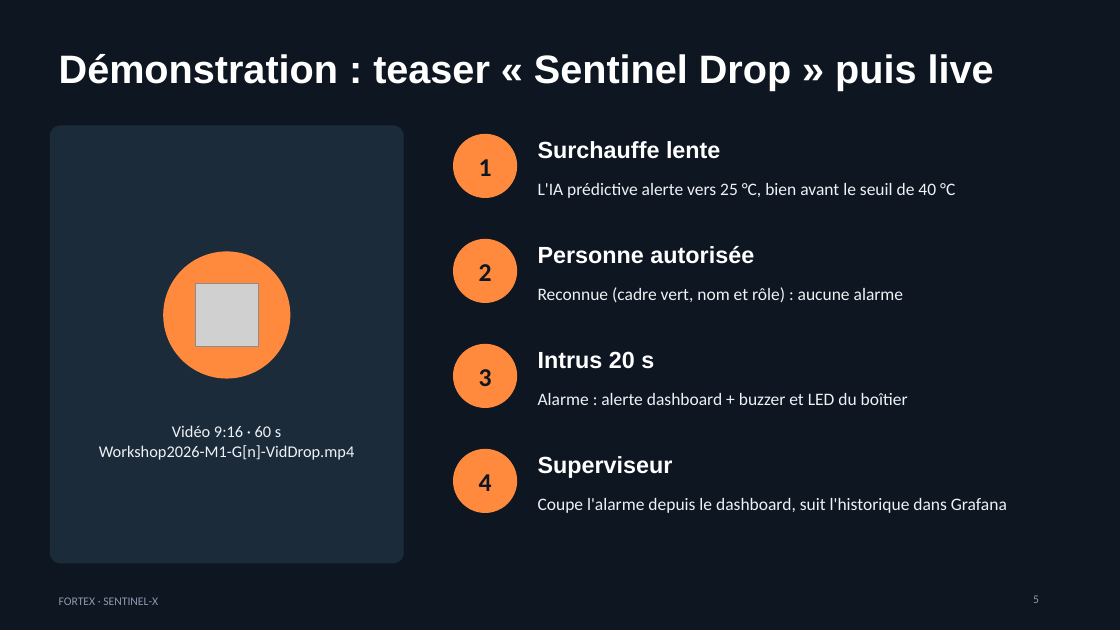
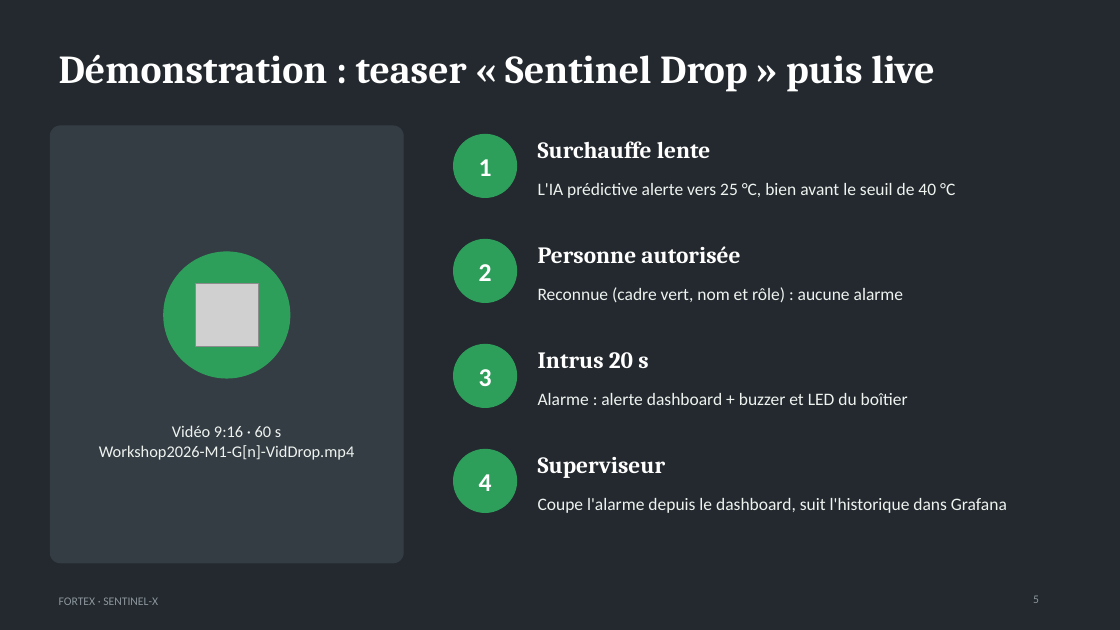
Before and after one commit to Fortexworkshop/ia, a slide deck: slide 5 of livrables/Workshop2026-M1-G-Pres.pptx. Drawn at 1120x630 pixels with LibreOffice and Linux fonts; fonts in the diff are those of the drawing; grey boxes stand for pictures. Boxes give left, top, right and bottom in pixels: in the first picture for what was removed or moved away, otherwise in the second. Text is boxed around its words. In the diff, an @@ line names an element or a change of style, - is before the commit and + after.

```diff
--- a/livrables/Workshop2026-M1-G-Pres.pptx
+++ b/livrables/Workshop2026-M1-G-Pres.pptx
@@ background #0E1621 to #23292E @@
@@ rounded rectangle at bbox=[50, 126, 403, 563]: fill #1C2B3A to #353D44; outline #1C2B3A 1 pt to #353D44 1 pt @@
@@ font Arial to Cambria in 5 elements at bbox=[59, 55, 934, 92], bbox=[538, 141, 711, 158], bbox=[538, 246, 740, 263], bbox=[538, 352, 648, 368], bbox=[538, 457, 666, 478] @@
@@ text colour #0E1621 to #FFFFFF in 4 elements at bbox=[479, 159, 492, 176], bbox=[479, 264, 492, 281], bbox=[479, 369, 492, 386], bbox=[479, 474, 492, 491] @@
@@ fill #FF8A3D to #2E9E5B; outline #FF8A3D 1 pt to #2E9E5B 1 pt in 5 elements at bbox=[164, 252, 290, 378], bbox=[454, 134, 517, 197], bbox=[454, 239, 517, 302], bbox=[454, 344, 517, 408], bbox=[454, 450, 517, 513] @@
@@ text colour #EEF2F6 to #EEF3F0 in 5 elements at bbox=[99, 425, 354, 460], bbox=[538, 183, 955, 198], bbox=[538, 287, 904, 302], bbox=[538, 393, 908, 405], bbox=[538, 498, 1007, 513] @@
@@ text "FORTEX · SENTINEL-X" at bbox=[59, 597, 158, 605]: text colour #8D99AE to #8C969D @@
@@ page number at bbox=[1033, 595, 1039, 603]: text colour #8D99AE to #8C969D @@
```
Also in this commit, not shown: 13 other slides changed, 2 other files.
